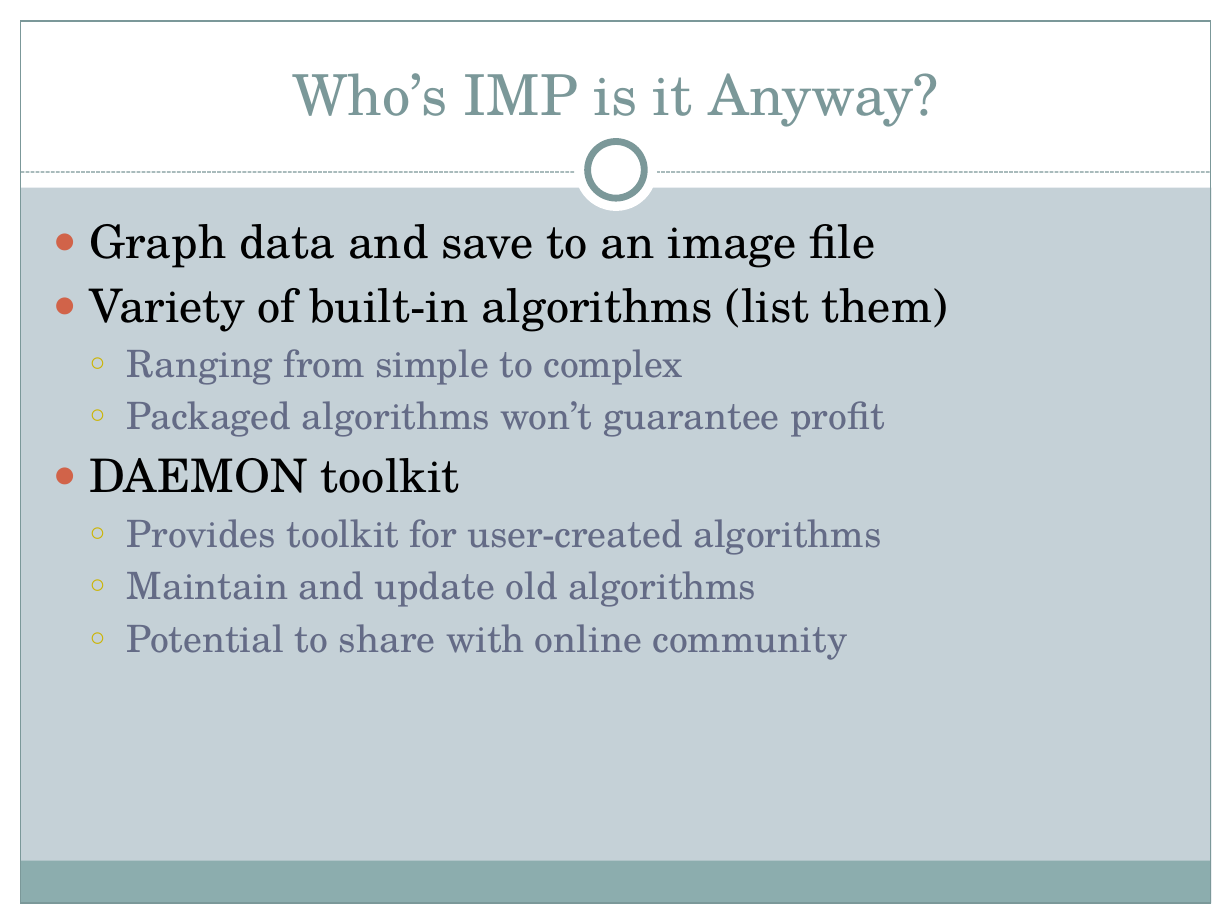
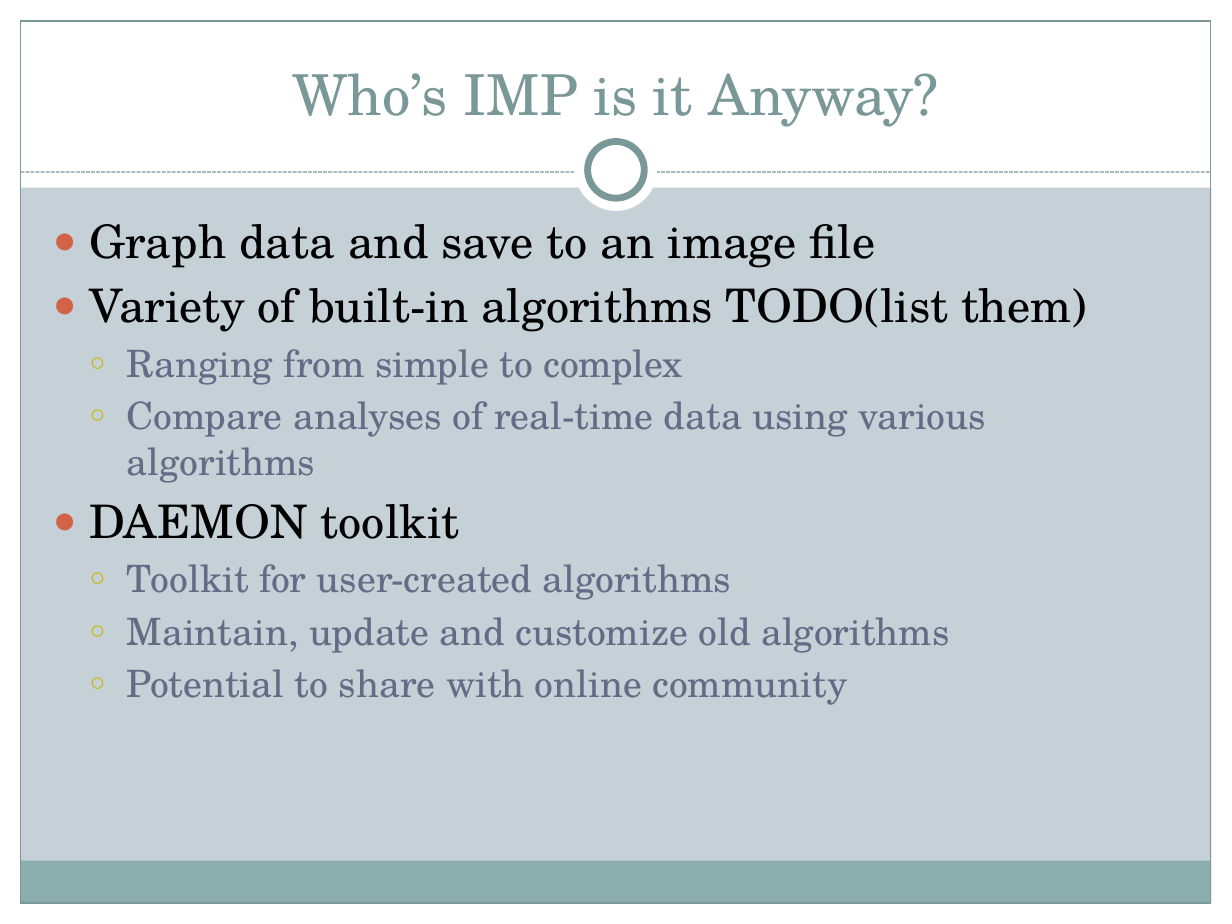
Before and after one commit to ChrisBye/rpi-imp, a slide deck: slide 3 of final presentation/sdd final presentation.pptx. Drawn at 1232x924 pixels with LibreOffice and Linux fonts; fonts in the diff are those of the drawing. Boxes give left, top, right and bottom in pixels: in the first picture for what was removed or moved away, otherwise in the second. Text is boxed around its words. In the diff, an @@ line names an element or a change of style, - is before the commit and + after.

```diff
--- a/final presentation/sdd final presentation.pptx
+++ b/final presentation/sdd final presentation.pptx
@@ text at (90, 288, 1087, 332): text changed @@
-● Variety of built-in algorithms (list them)
+● Variety of built-in algorithms TODO(list them)
@@ text at (127, 401, 986, 483): text changed @@
-  ○ Packaged algorithms won’t guarantee profit
+  ○ Compare analyses of real-time data using various algorithms
@@ text at (127, 564, 949, 653): text changed @@
-  ○ Provides toolkit for user-created algorithms
-  ○ Maintain and update old algorithms
+  ○ Toolkit for user-created algorithms
+  ○ Maintain, update and customize old algorithms
```
Also in this commit, not shown: 4 other slides changed, 1 other file.
